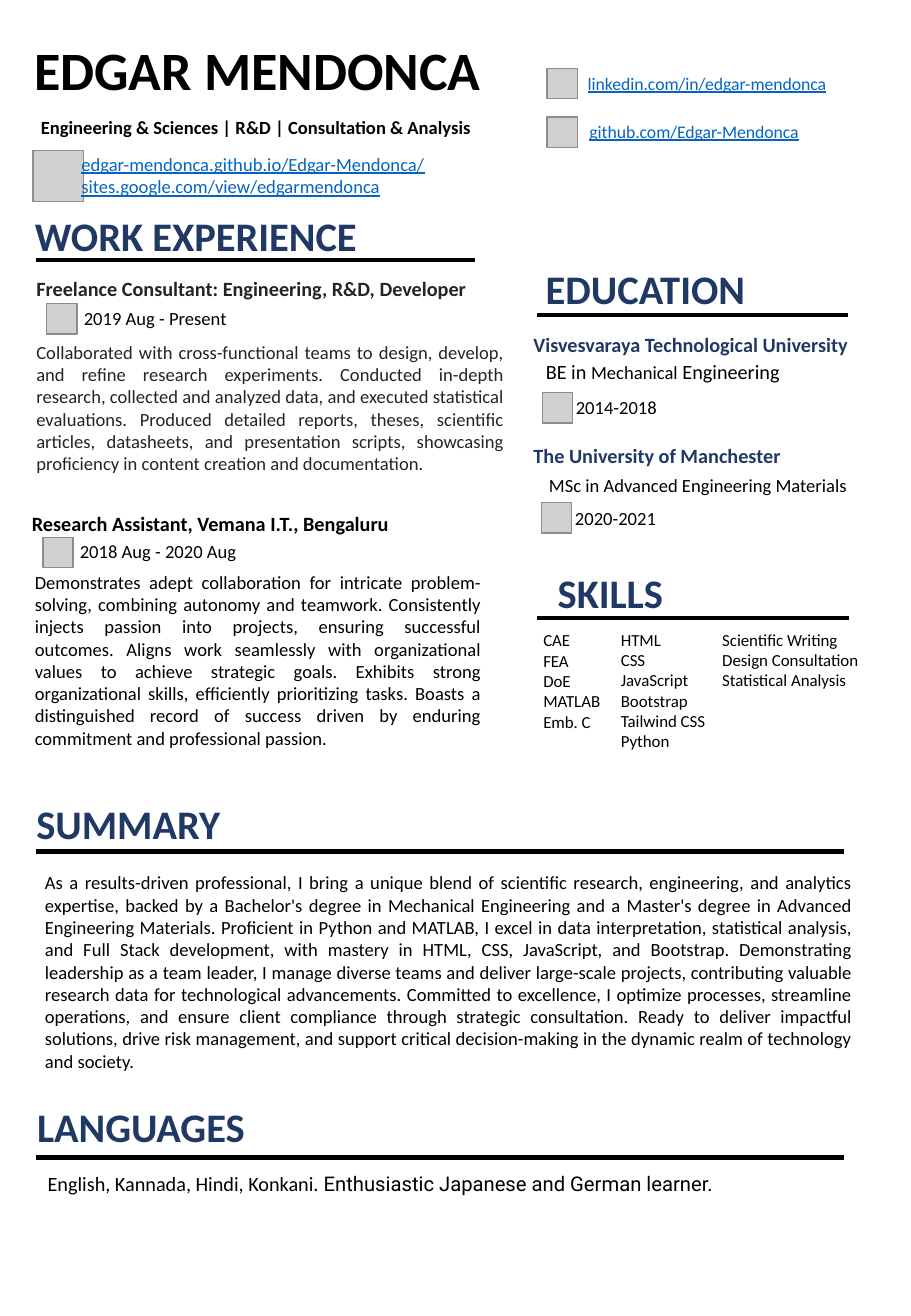
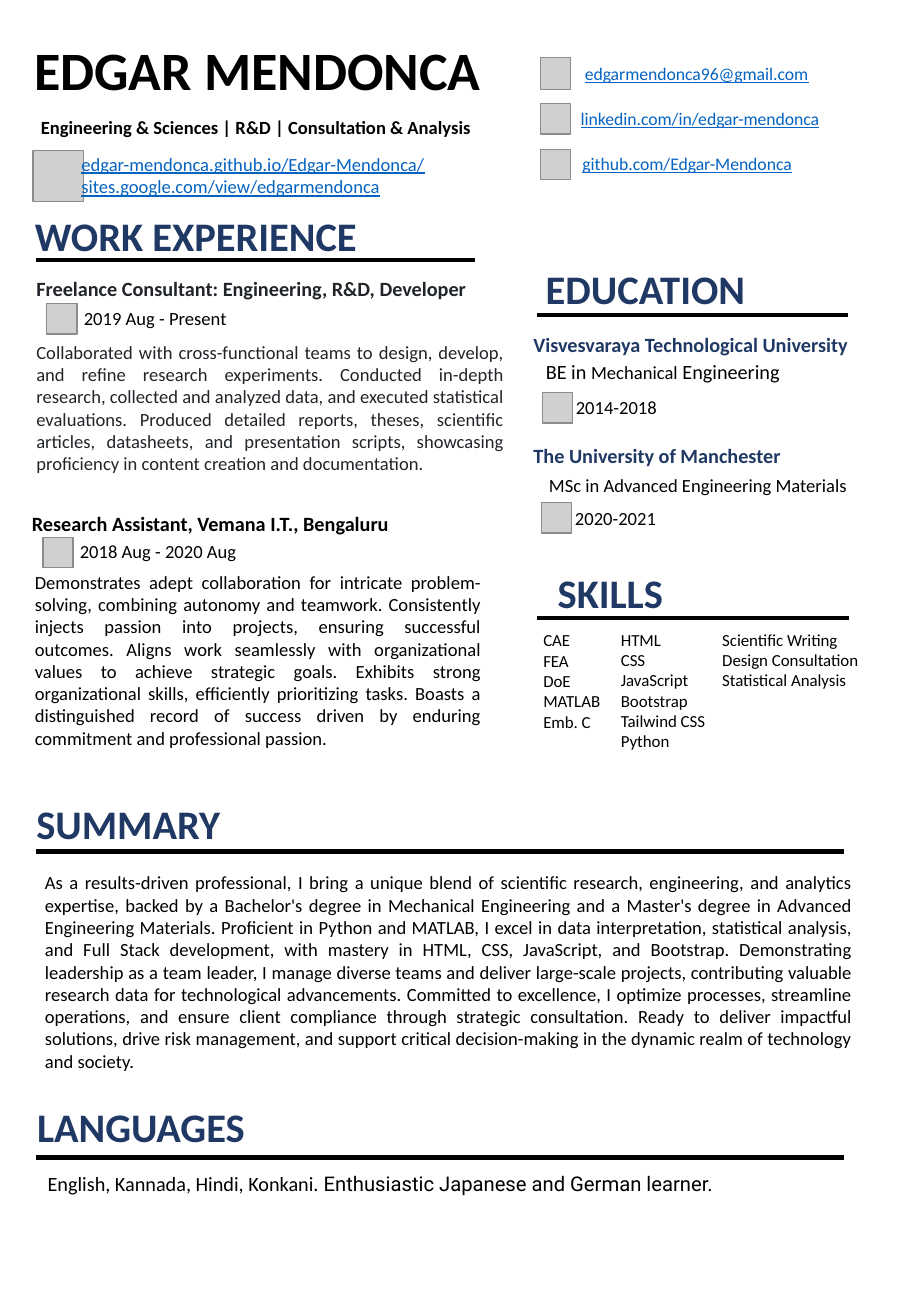
Before and after one commit to Edgar-Mendonca/Edgar-Mendonca, a slide deck: slide 1 of CV-Git/EDGAR-MENDONCA-CV-Git-2024.pptx. Drawn at 911x1316 pixels with LibreOffice and Linux fonts; fonts in the diff are those of the drawing; grey boxes stand for pictures. Boxes give left, top, right and bottom in pixels: in the first picture for what was removed or moved away, otherwise in the second. Text is boxed around its words. In the diff, an @@ line names an element or a change of style, - is before the commit and + after.

```diff
--- a/CV-Git/EDGAR-MENDONCA-CV-Git-2024.pptx
+++ b/CV-Git/EDGAR-MENDONCA-CV-Git-2024.pptx
@@ picture added at (541,58,571,90) @@
@@ text added at (585,67,809,83), 10.5 pt, text #0563C1, underline @@
+edgarmendonca96@gmail.com
@@ picture: place and size @@
-picture at (547,68,577,98)
+picture at (541,103,571,134)
@@ text "linkedin.com/in/edgar-mendonca": place and size @@
-text "linkedin.com/in/edgar-mendonca" at (588,77,827,93)
+text "linkedin.com/in/edgar-mendonca" at (581,112,820,128)
@@ picture: place and size @@
-picture at (547,117,577,147)
+picture at (541,149,571,180)
@@ text "github.com/Edgar-Mendonca": place and size @@
-text "github.com/Edgar-Mendonca" at (589,125,798,141)
+text "github.com/Edgar-Mendonca" at (582,157,791,173)
```
Also in this commit, not shown: 3 other files.
